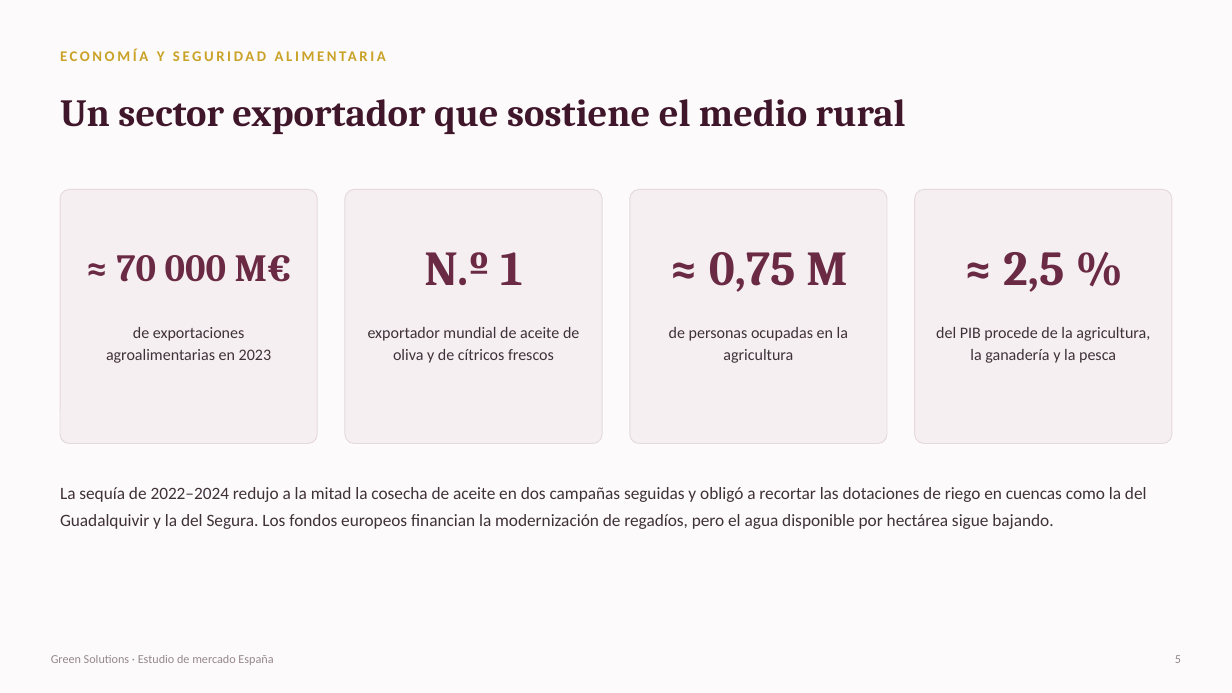
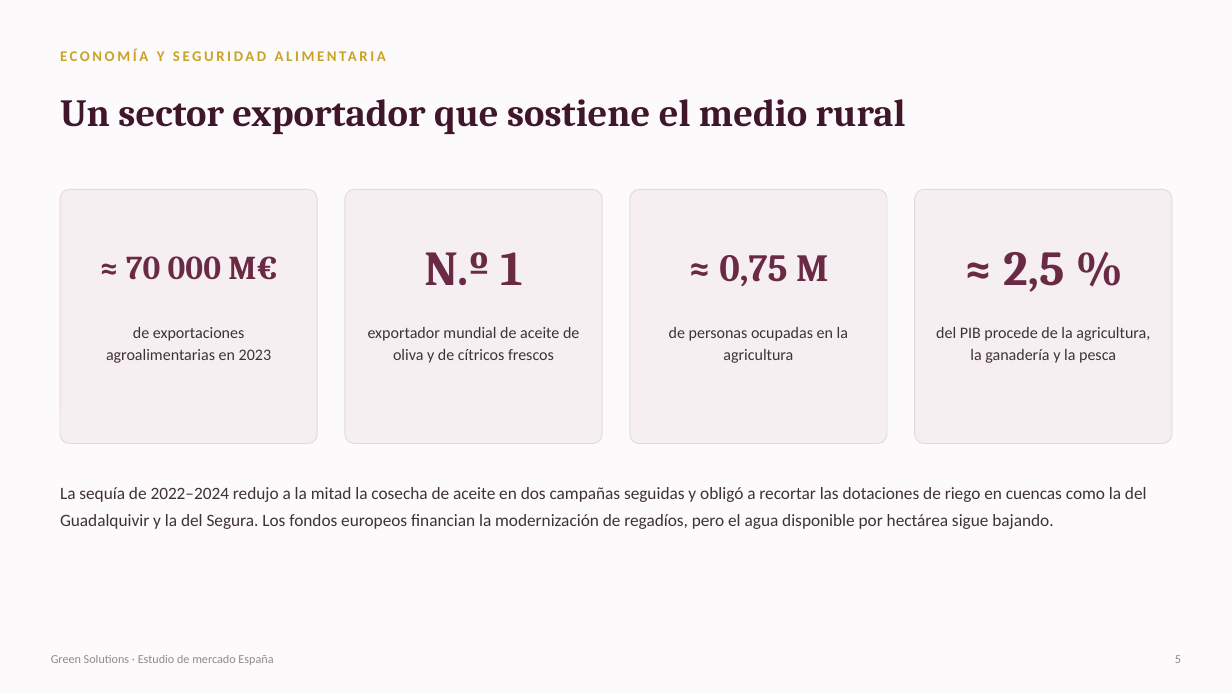
Before and after one commit to Gabes2705/green-solutions-web, a slide deck: slide 6 of public/documents/countries/espagne.pptx. Drawn at 1232x693 pixels with LibreOffice and Linux fonts; fonts in the diff are those of the drawing. Boxes give left, top, right and bottom in pixels: in the first picture for what was removed or moved away, otherwise in the second. Text is boxed around its words. In the diff, an @@ line names an element or a change of style, - is before the commit and + after.

```diff
--- a/public/documents/countries/espagne.pptx
+++ b/public/documents/countries/espagne.pptx
@@ text "≈ 70 000 M€" at (x1=126, y1=256, x2=278, y2=280): size 30 to 26 pt @@
@@ text "≈ 0,75 M" at (x1=719, y1=255, x2=829, y2=286): size 38 to 30 pt @@
```
Also in this commit, not shown: 3 other slides changed, 29 other files.
